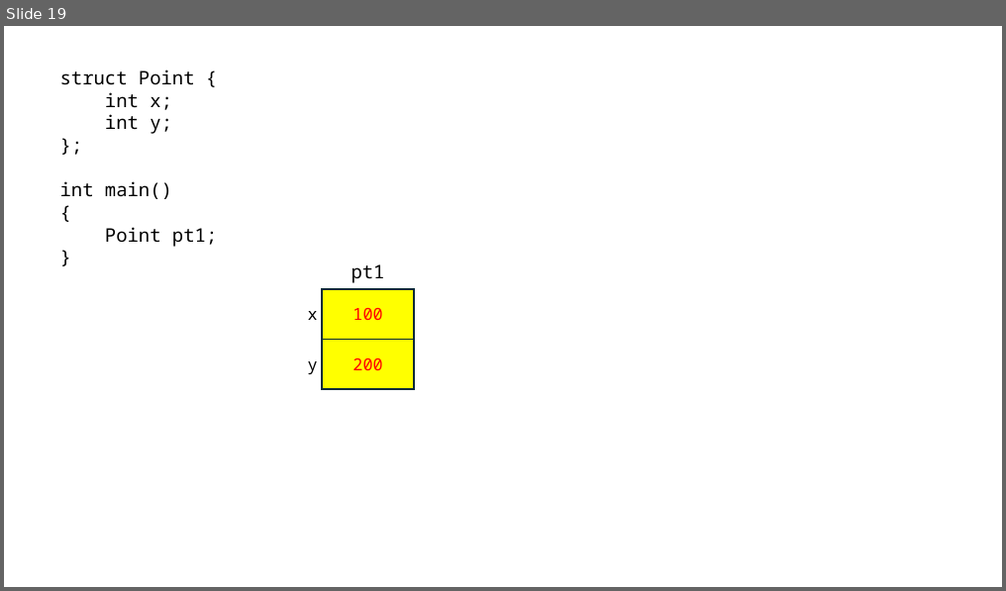
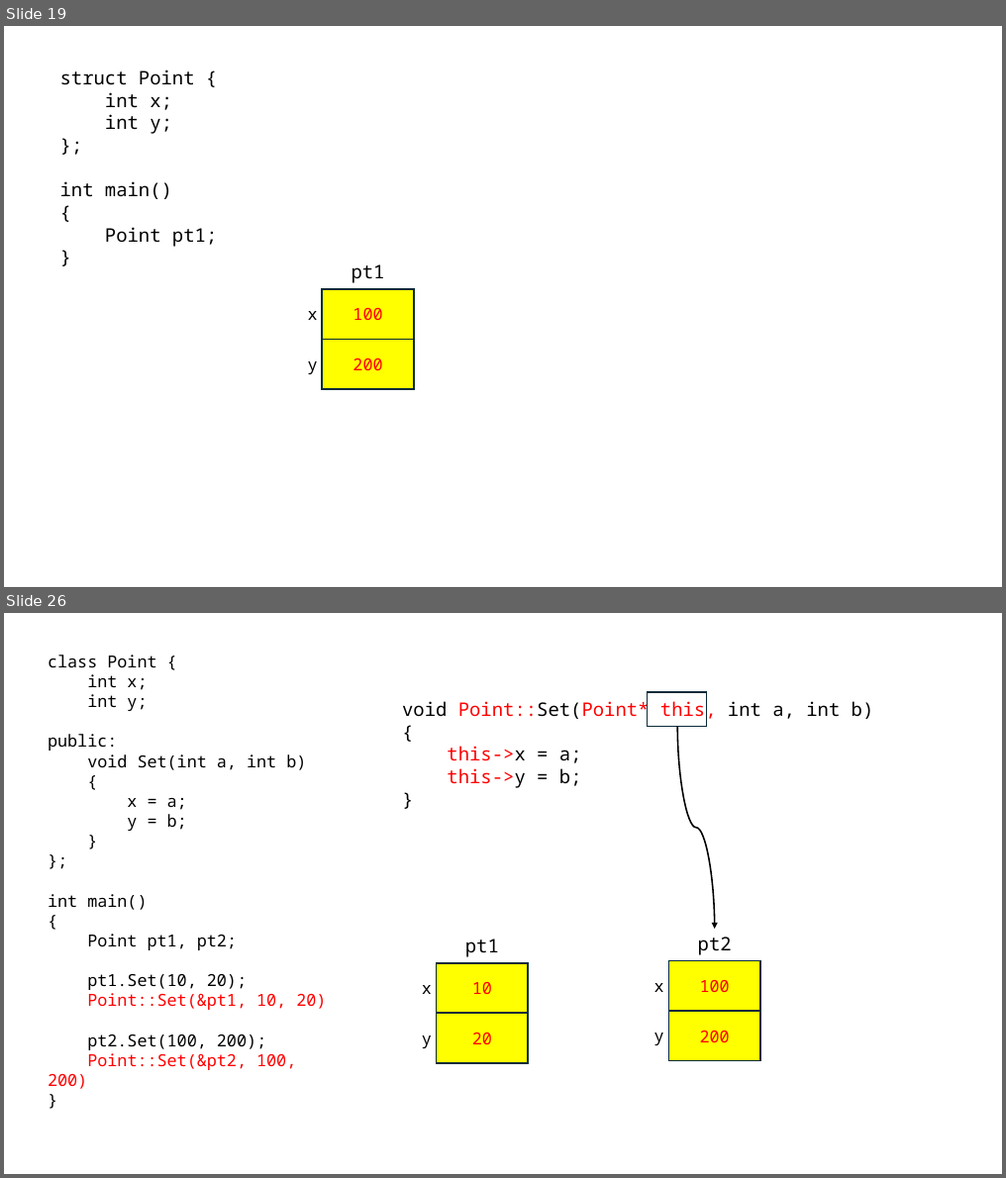
Before and after one commit to yoondev-classroom/cpp_240708, a slide deck: cpp_240708.pptx. Shown one above the other, each under a label of ours: slide 19 before the commit, slides 19 and 26 after it; the slides between them are not shown. The pictures are 1006x591 and 1006x1178 pixels, drawn with LibreOffice and Linux fonts; fonts in the diff are those of the drawing. Boxes give left, top, right and bottom in pixels: in the first picture for what was removed or moved away, otherwise in the second. Text is boxed around its words. In the diff, an @@ line names an element or a change of style, - is before the commit and + after.

```diff
--- a/cpp_240708.pptx
+++ b/cpp_240708.pptx
@@ slide 26 added at [4, 613, 1002, 1174], background #FFFFFF @@
@@ text added at [48, 655, 326, 1089], 16 pt, text #000000 @@
+class Point {
+int x;
+int y;
+public:
+void Set(int a, int b)
+{
+x = a;
+y = b;
+}
+};
+int main()
+{
+Point pt1, pt2;
+pt1.Set(10, 20);
+Point::Set(&pt1, 10, 20)
+pt2.Set(100, 200);
+Point::Set(&pt2, 100, 200)
+}
@@ text added at [402, 698, 874, 788], 18 pt, text #FF0000 @@
+void Point::Set(Point* this, int a, int b)
+{
+this->x = a;
+this->y = b;
+}
@@ rectangle added at [648, 692, 706, 727], outline #092A39 1.5 pt @@
@@ curved arrow added from (678, 726) to (715, 929), #000000 1.5 pt @@
@@ text added at [465, 939, 499, 958], 18 pt, text #000000 @@
+pt1
@@ text added at [698, 937, 732, 956], 18 pt, text #000000 @@
+pt2
@@ rectangle added at [436, 963, 528, 1014], fill #FFFF00, outline #092A39 1.5 pt, 16 pt, text #FF0000 @@
+10
@@ rectangle added at [668, 961, 761, 1011], fill #FFFF00, outline #092A39 1.5 pt, 16 pt, text #FF0000 @@
+100
@@ text added at [422, 985, 432, 994], 16 pt, text #000000 @@
+x
@@ text added at [654, 983, 664, 992], 16 pt, text #000000 @@
+x
@@ rectangle added at [436, 1014, 528, 1063], fill #FFFF00, outline #092A39 1.5 pt, 16 pt, text #FF0000 @@
+20
@@ rectangle added at [668, 1011, 761, 1061], fill #FFFF00, outline #092A39 1.5 pt, 16 pt, text #FF0000 @@
+200
@@ text added at [422, 1036, 432, 1049], 16 pt, text #000000 @@
+y
@@ text added at [654, 1033, 664, 1046], 16 pt, text #000000 @@
+y
```
Also in this commit, not shown: 6 other slides added, 2 other files.
